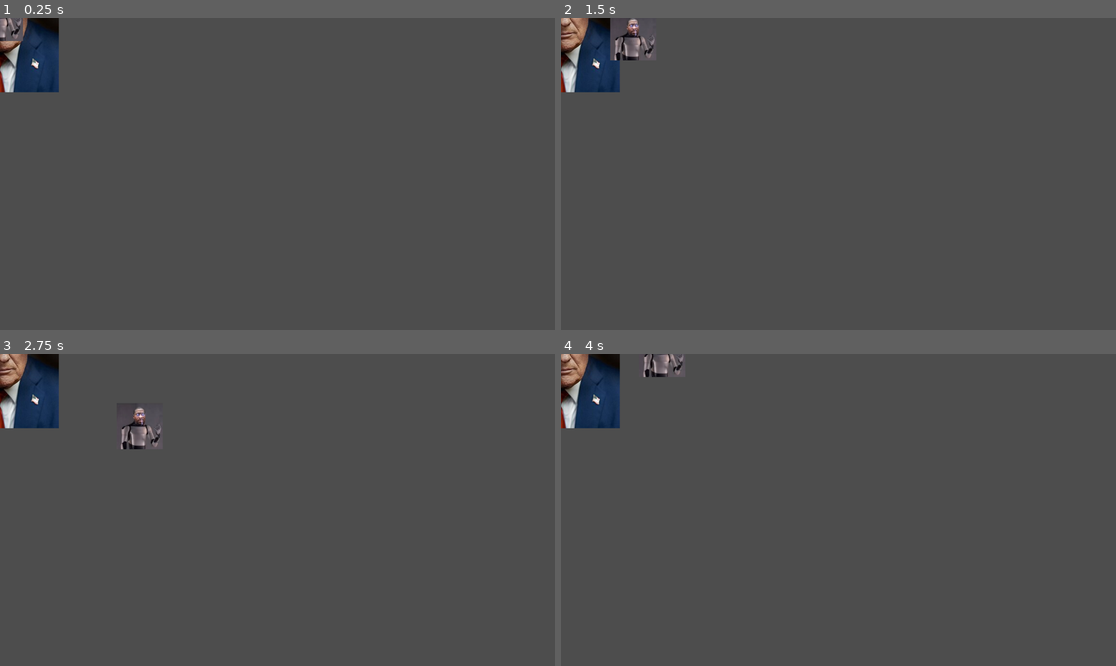
Above: before the commit, frames 1-4 (two rows, left to right).
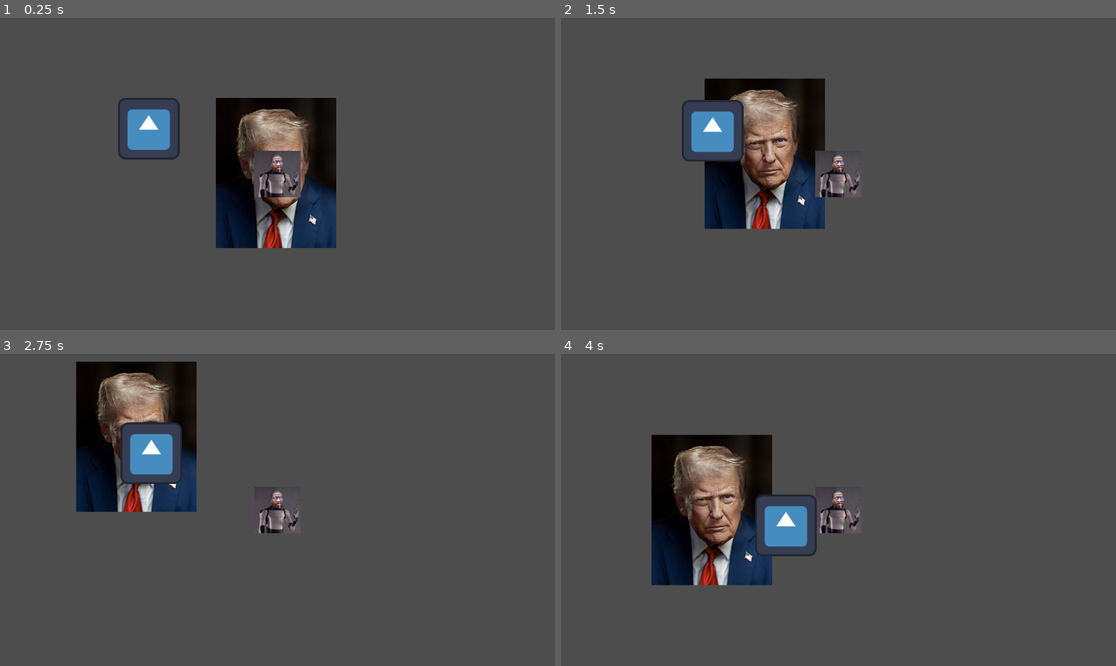
Above: after the commit, the same moments.

Repository: lev2114/droyd_game_godot
Game: Godot game, scene res://game/game.tscn
Two runs of this game, one before a commit and one after it. Both use one fixed random seed, a clock stepped at 60 frames per second and the inputs below. The engine's default icon, where the game draws it, is replaced by a stand-in: a white triangle on a blue panel in a dark square.
Inputs:
- Up to frame 1 (0.25 s): no input
- Up to frame 2 (1.5 s): hold Right (ui_right) 0.53-1.28 s; hold Down (ui_down) from 1.28 s (still down)
- Up to frame 3 (2.75 s): release Down (ui_down) at 2.03 s; hold Right (ui_right) from 2.03 s (still down)
- Up to frame 4 (4 s): release Right (ui_right) at 2.78 s; hold Up (ui_up) 2.78-3.53 s; hold Left (ui_left) from 3.53 s (still down)

The runs differ from the first frame. In frame 1, 13% of the frame differs, in the area x 0-61%, y 0-74%; in frame 2, 13%; in frame 3, 12%; in frame 4, 14%, in the area x 0-54%, y 0-75%.

Commit message:
super baza

Diff:
--- /dev/null
+++ b/elements/Enemy/Enemy.tscn
@@ -0,0 +1,16 @@
+[gd_scene load_steps=4 format=3 uid="uid://dkpmychg04xuw"]
+
+[ext_resource type="Script" uid="uid://c8cqehjyemo4w" path="res://elements/Enemy/enemy.gd" id="1_7je8s"]
+[ext_resource type="Texture2D" uid="uid://dulcb4lp3guxv" path="res://assets/icon.svg" id="1_lukkh"]
+
+[sub_resource type="CircleShape2D" id="CircleShape2D_7je8s"]
+radius = 64.00781
+
+[node name="CharacterBody2D" type="CharacterBody2D"]
+script = ExtResource("1_7je8s")
+
+[node name="Sprite2D" type="Sprite2D" parent="."]
+texture = ExtResource("1_lukkh")
+
+[node name="CollisionShape2D" type="CollisionShape2D" parent="."]
+shape = SubResource("CircleShape2D_7je8s")
--- /dev/null
+++ b/elements/Enemy/enemy.gd
@@ -0,0 +1,16 @@
+extends CharacterBody2D
+
+@export var speed: float = 130.0
+@onready var player: CharacterBody2D = null
+
+func _ready() -> void:
+	player = get_tree().root.get_node_or_null("Game/George")
+
+@warning_ignore("unused_parameter")
+func _physics_process(delta: float) -> void:
+	if player == null:
+		return
+
+	var direction = (player.global_position - global_position).normalized()
+	velocity = (direction * speed)
+	move_and_slide()
--- a/elements/George/George.tscn
+++ b/elements/George/George.tscn
@@ -1,7 +1,7 @@
 [gd_scene load_steps=4 format=3 uid="uid://did78rn68vacv"]
 
-[ext_resource type="Script" uid="uid://cf8n0gkec46xb" path="res://elements/George/georgeScript.gd" id="1_yiuy0"]
-[ext_resource type="Texture2D" uid="uid://cj5io5uuupmbl" path="res://assets/Снимок экрана 2025-10-07 111623.png" id="2_ut1aa"]
+[ext_resource type="Script" uid="uid://bgx1hvhrsjq7t" path="res://elements/George/george.gd" id="1_yiuy0"]
+[ext_resource type="Texture2D" uid="uid://ddo71v75hqfwm" path="res://assets/Снимок экрана 2025-10-07 111623.png" id="2_ut1aa"]
 
 [sub_resource type="CircleShape2D" id="CircleShape2D_vy02y"]
 radius = 49.0408
@@ -15,3 +15,5 @@
 
 [node name="CollisionShape2D" type="CollisionShape2D" parent="."]
 shape = SubResource("CircleShape2D_vy02y")
+
+[node name="Camera2D" type="Camera2D" parent="."]
--- a/elements/George/georgeScript.gd
+++ b/elements/George/george.gd
@@ -2,7 +2,7 @@
 
 @export var speed: float = 200.0
 
-func _physics_process(delta: float) -> void:
+func _physics_process(delta: float):
 	var input_vector = Vector2.ZERO
 	input_vector.x = (Input.get_action_strength("ui_right") - Input.get_action_strength("ui_left"))*delta
 	input_vector.y = (Input.get_action_strength("ui_down") - Input.get_action_strength("ui_up"))*delta
--- a/game/game.tscn
+++ b/game/game.tscn
@@ -1,14 +1,16 @@
 [gd_scene load_steps=4 format=3 uid="uid://brkp2arx4tnbc"]
 
-[ext_resource type="Script" uid="uid://cf8n0gkec46xb" path="res://elements/George/georgeScript.gd" id="1_h7iqs"]
 [ext_resource type="Texture2D" uid="uid://dduet3o8oxf36" path="res://assets/Official_Presidential_Portrait_of_President_Donald_J._Trump_(2025).jpg" id="2_4fuuu"]
 [ext_resource type="PackedScene" uid="uid://did78rn68vacv" path="res://elements/George/George.tscn" id="3_dxrkv"]
+[ext_resource type="PackedScene" uid="uid://dkpmychg04xuw" path="res://elements/Enemy/Enemy.tscn" id="3_h7iqs"]
 
 [node name="Game" type="Node2D"]
-script = ExtResource("1_h7iqs")
 
 [node name="OfficialPresidentialPortraitOfPresidentDonaldJ_Trump(2025)" type="Sprite2D" parent="."]
 position = Vector2(-3, -2)
 texture = ExtResource("2_4fuuu")
 
-[node name="CharacterBody2D" parent="." instance=ExtResource("3_dxrkv")]
+[node name="George" parent="." instance=ExtResource("3_dxrkv")]
+
+[node name="CharacterBody2D" parent="." instance=ExtResource("3_h7iqs")]
+position = Vector2(-298, -105)
Not shown, added: elements/Enemy/enemy.gd.uid
Not shown, added: elements/George/george.gd.uid
Not shown, removed: elements/George/georgeScript.gd.uid
